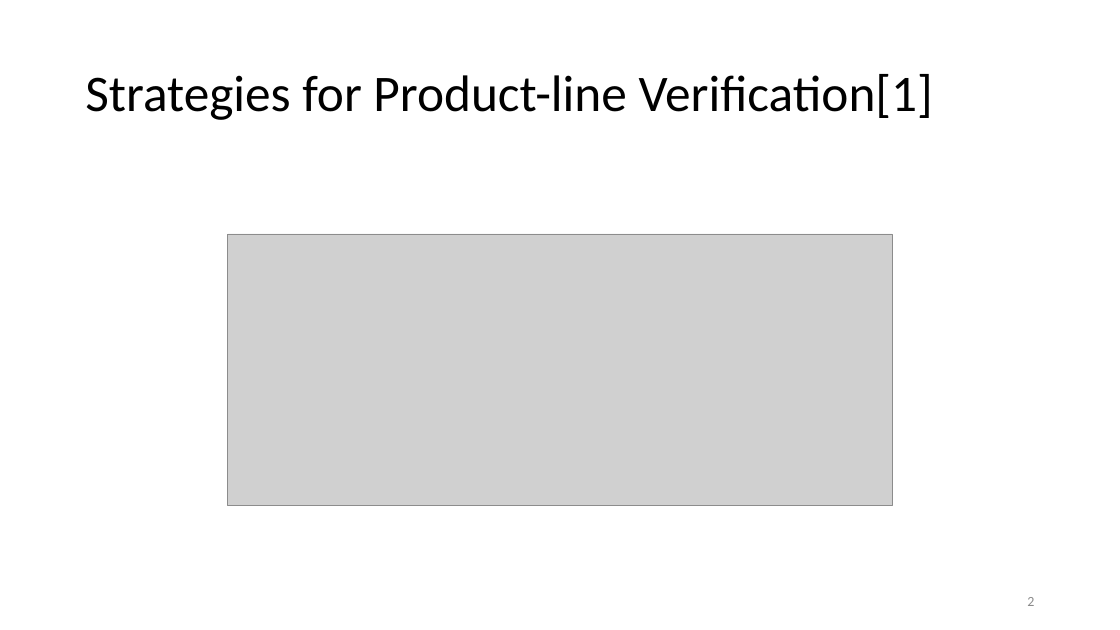
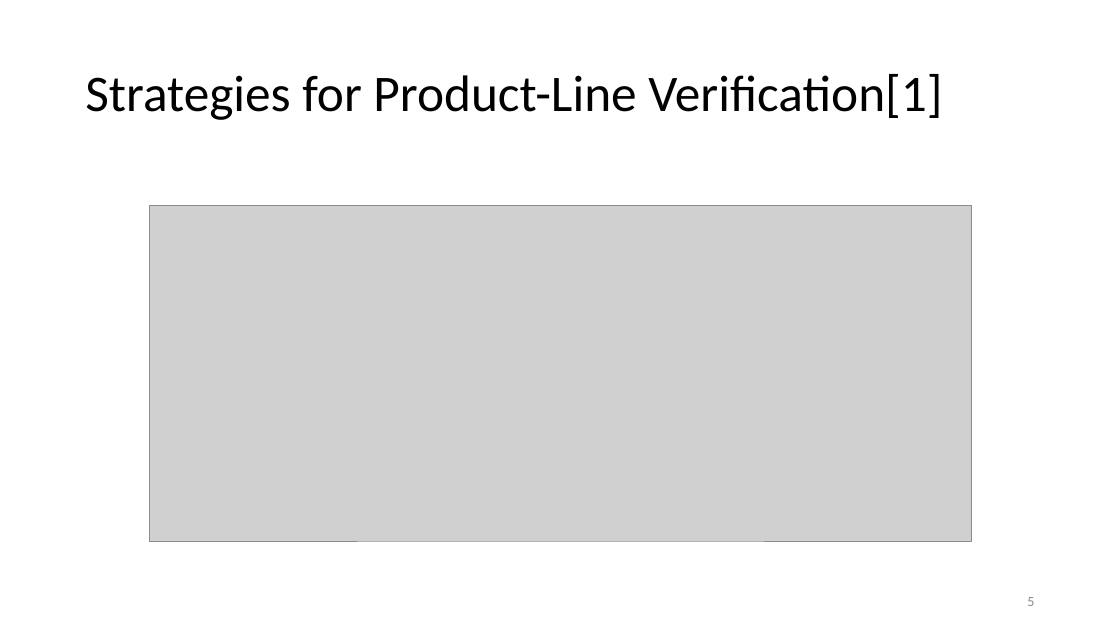
Before and after one commit to ramyshahin/ProductLineAnalysis, a slide deck: slide 5 of doc/quals/quals.pptx (slide 2 before the commit). Drawn at 1120x630 pixels with LibreOffice and Linux fonts; fonts in the diff are those of the drawing; grey boxes stand for pictures. Boxes give left, top, right and bottom in pixels: in the first picture for what was removed or moved away, otherwise in the second. Text is boxed around its words. In the diff, an @@ line names an element or a change of style, - is before the commit and + after.

```diff
--- a/doc/quals/quals.pptx
+++ b/doc/quals/quals.pptx
@@ title at (85,74,942,120): text changed @@
-Strategies for Product-line Verification[1]
+Strategies for Product-Line Verification[1]
@@ picture: place and size @@
-picture at (228,234,892,506)
+picture at (150,205,972,541)
@@ page number at (1027,597,1034,606): text changed @@
-2
+5
```
Also in this commit, not shown: 8 other slides changed, 11 slides added.
